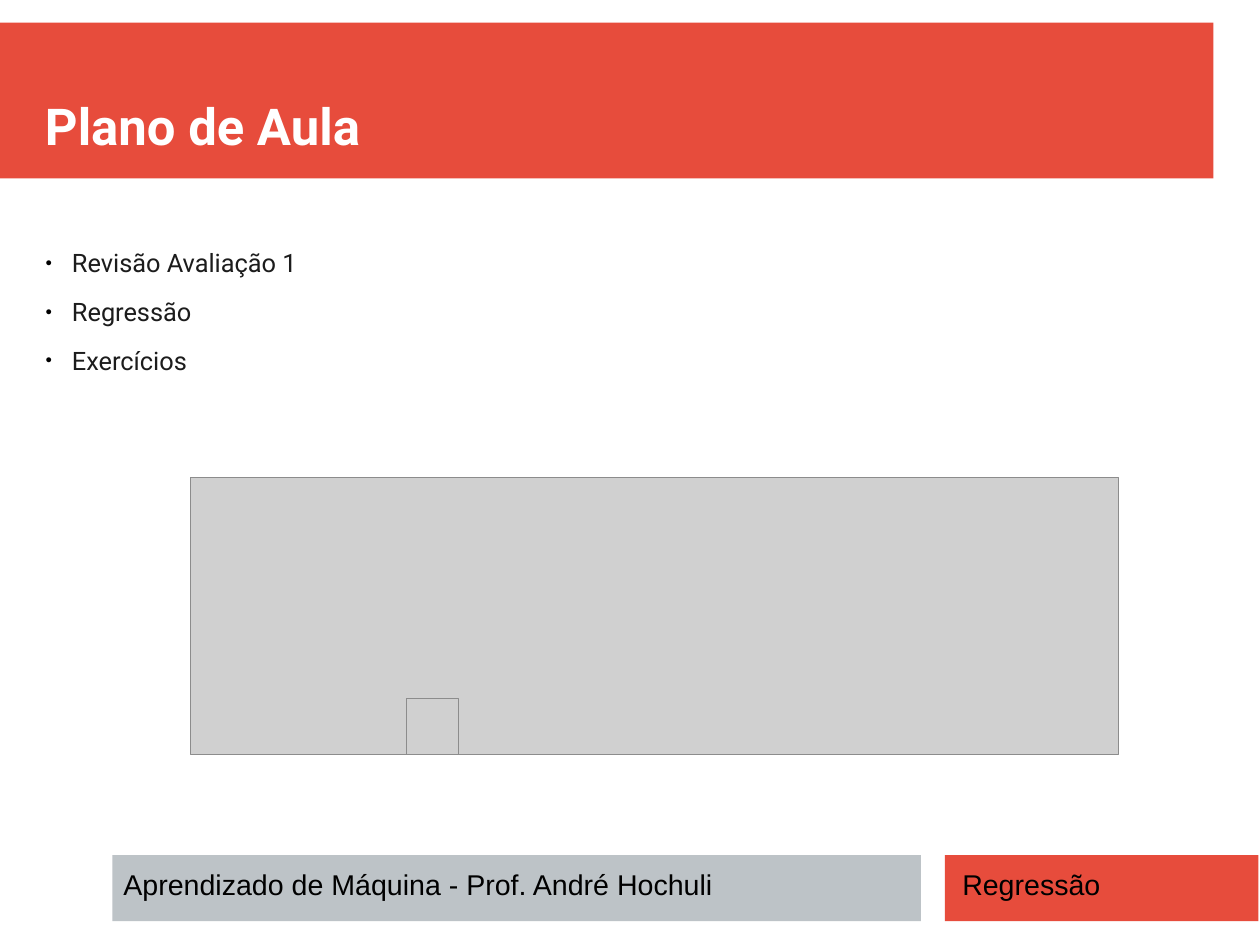
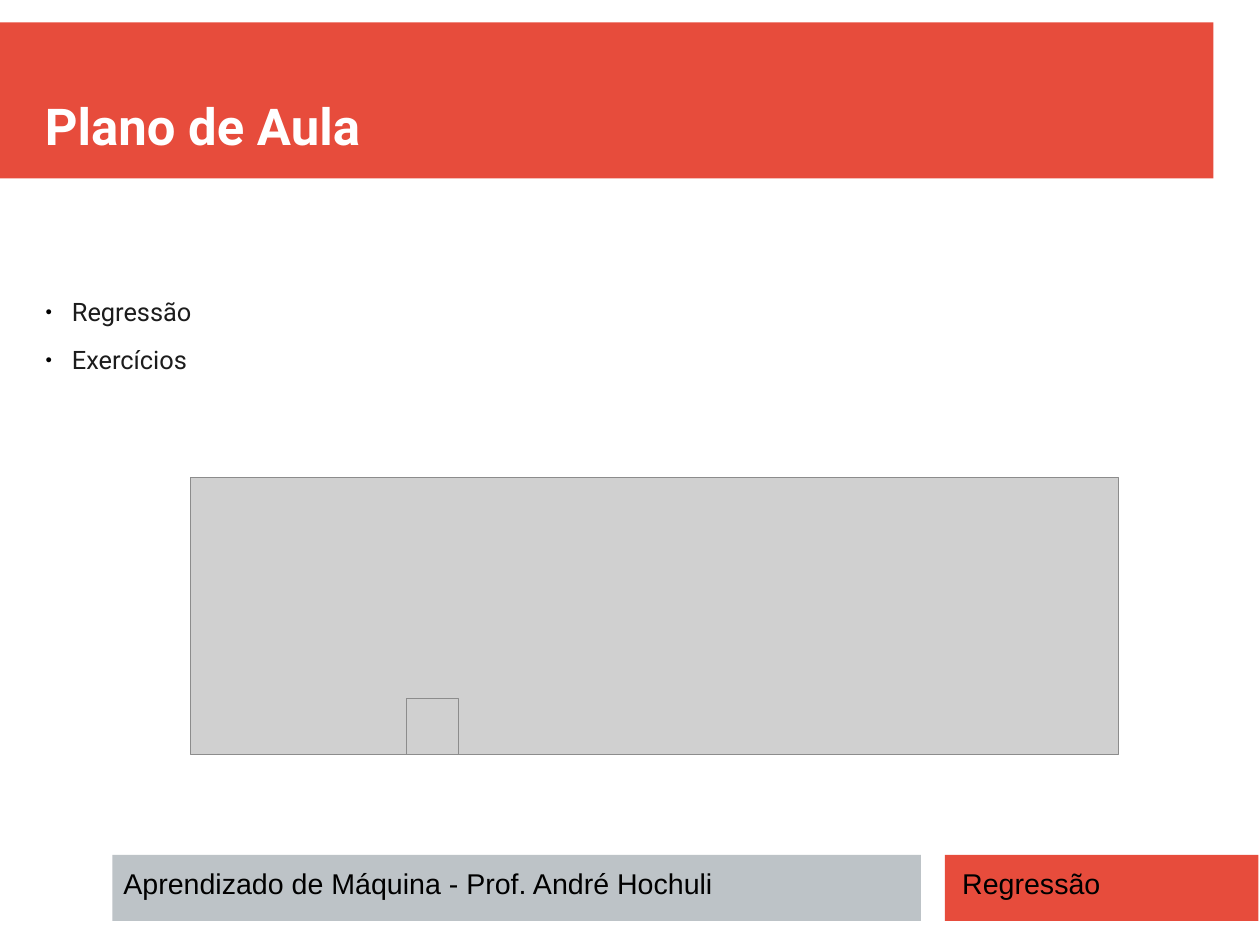
Before and after one commit to andrehochuli/teaching, a slide deck: slide 2 of AprendizadoMaquina/Tópico 02 - Aprendizado Supervisionado/06 - Regressão/Tópico 02 - Aprendizado-Supervisionado - Regressao.pptx. Drawn at 1260x945 pixels with LibreOffice and Linux fonts; fonts in the diff are those of the drawing; grey boxes stand for pictures. Boxes give left, top, right and bottom in pixels: in the first picture for what was removed or moved away, otherwise in the second. Text is boxed around its words. In the diff, an @@ line names an element or a change of style, - is before the commit and + after.

```diff
--- a/AprendizadoMaquina/Tópico 02 - Aprendizado Supervisionado/06 - Regressão/Tópico 02 - Aprendizado-Supervisionado - Regressao.pptx
+++ b/AprendizadoMaquina/Tópico 02 - Aprendizado Supervisionado/06 - Regressão/Tópico 02 - Aprendizado-Supervisionado - Regressao.pptx
@@ text at <box>72,253,296,278</box>: paragraph removed @@
-● Revisão Avaliação 1
```
Also in this commit, not shown: 5 other files.
